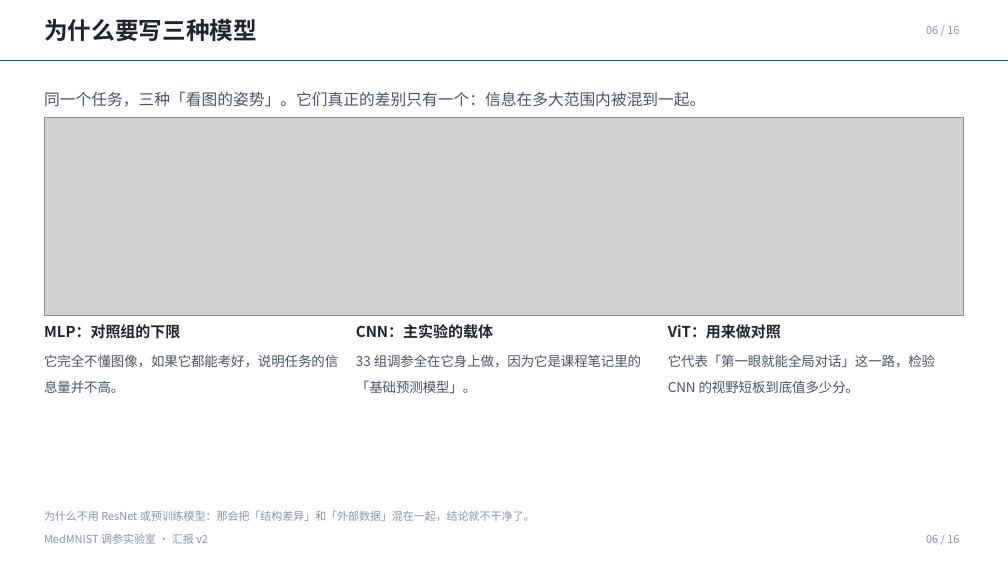
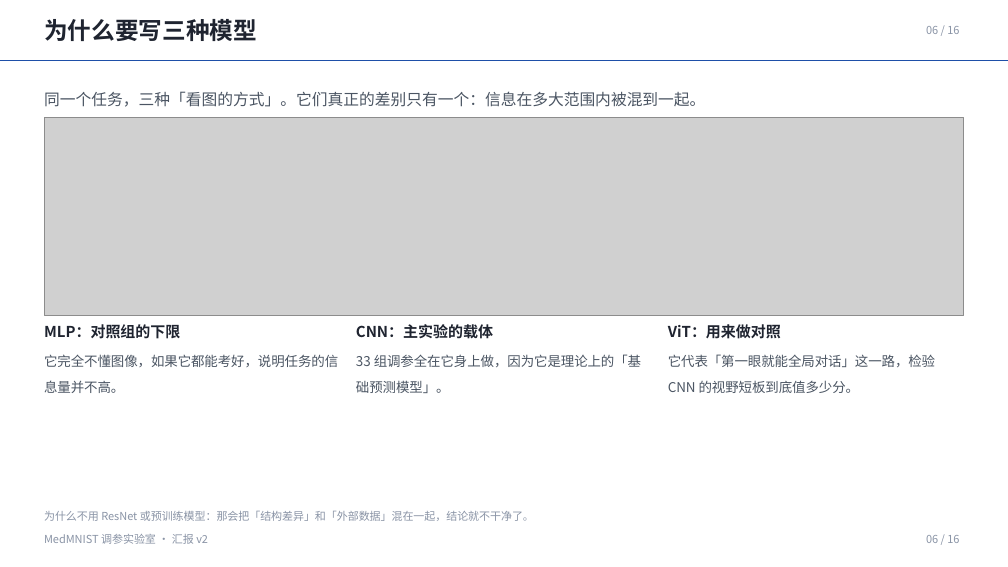
Before and after one commit to via453/medmnist-tuning-lab, a slide deck: slide 5 of MedMNIST调参实验室_汇报_v3/MedMNIST调参实验室_汇报_v3.pptx (slide 6 before the commit). Drawn at 1008x567 pixels with LibreOffice and Linux fonts; fonts in the diff are those of the drawing; grey boxes stand for pictures. Boxes give left, top, right and bottom in pixels: in the first picture for what was removed or moved away, otherwise in the second. Text is boxed around its words. In the diff, an @@ line names an element or a change of style, - is before the commit and + after.

```diff
--- a/MedMNIST调参实验室_汇报_v3/MedMNIST调参实验室_汇报_v3.pptx
+++ b/MedMNIST调参实验室_汇报_v3/MedMNIST调参实验室_汇报_v3.pptx
@@ text at (44, 91, 705, 107): text changed @@
-同一个任务，三种「看图的姿势」。它们真正的差别只有一个：信息在多大范围内被混到一起。
+同一个任务，三种「看图的方式」。它们真正的差别只有一个：信息在多大范围内被混到一起。
@@ text at (356, 354, 641, 393): text changed @@
-33 组调参全在它身上做，因为它是课程笔记里的「基础预测模型」。
+33 组调参全在它身上做，因为它是理论上的「基础预测模型」。
```
Also in this commit, not shown: 8 other slides changed, 7 slides added, 7 slides removed, 7 other files.
